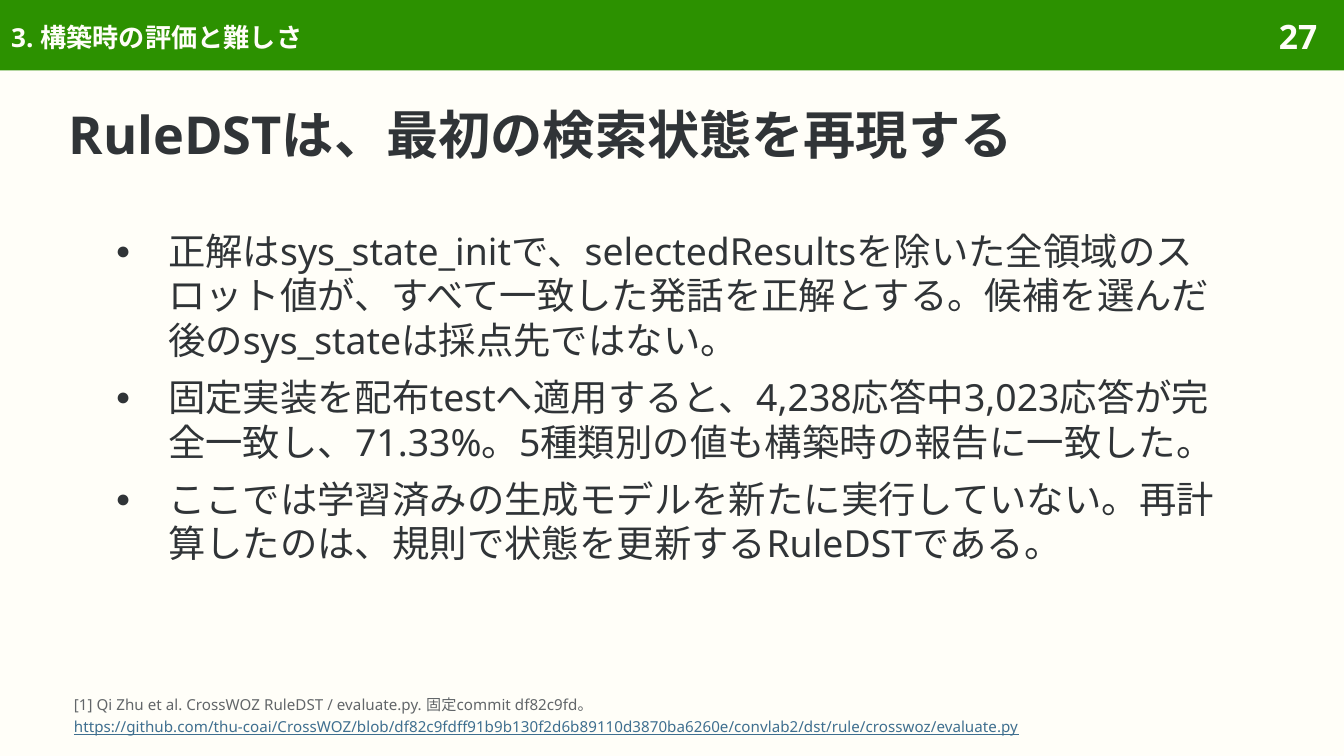
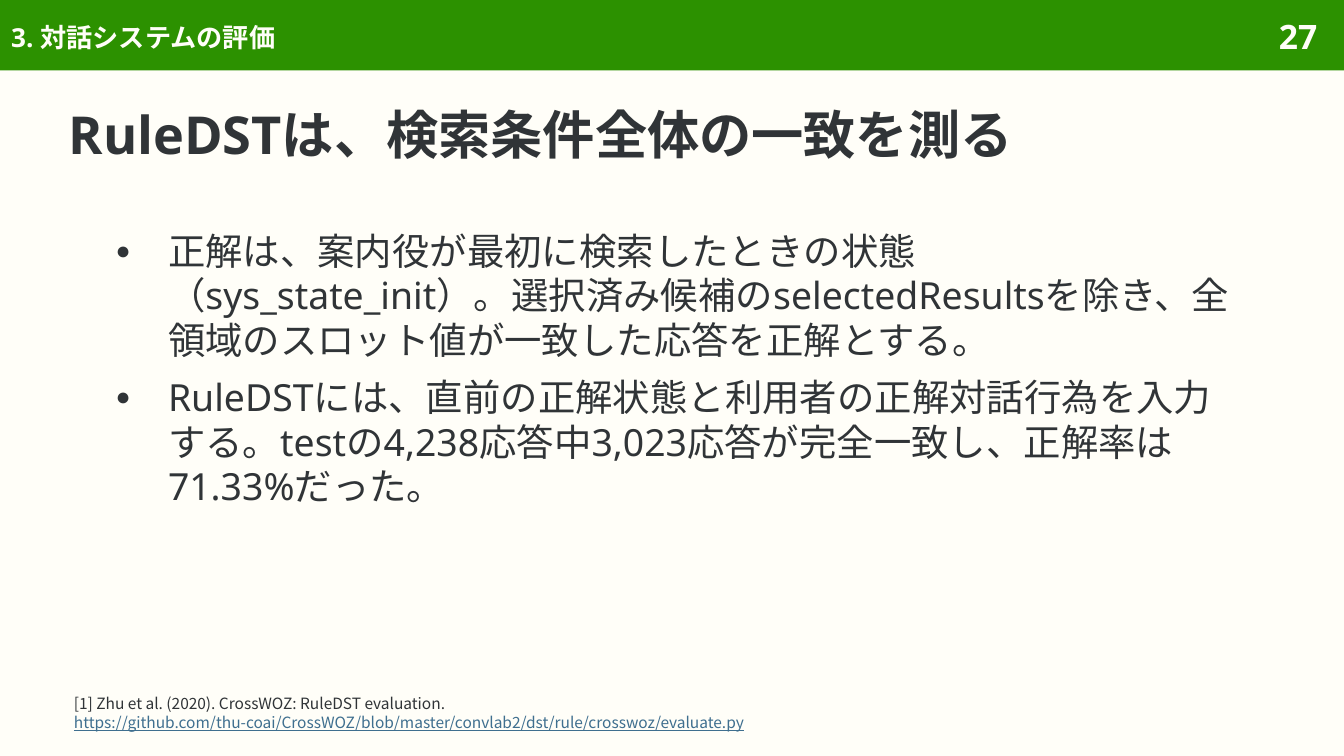
Before and after one commit to sasakiy84/datasets-in-10-minutes, a slide deck: slide 27 of slides/datasets-in-10-minutes-crosswoz.pptx. Drawn at 1344x756 pixels with LibreOffice and Linux fonts; fonts in the diff are those of the drawing. Boxes give left, top, right and bottom in pixels: in the first picture for what was removed or moved away, otherwise in the second. Text is boxed around its words. In the diff, an @@ line names an element or a change of style, - is before the commit and + after.

Commit message:
Revise CrossWOZ explanations around dialogue data and practical use

```diff
--- a/slides/datasets-in-10-minutes-crosswoz.pptx
+++ b/slides/datasets-in-10-minutes-crosswoz.pptx
@@ title at bbox=[11, 24, 275, 50]: text changed @@
-3. 構築時の評価と難しさ
+3. 対話システムの評価
@@ title at bbox=[69, 109, 1013, 159]: text changed @@
-RuleDSTは、最初の検索状態を再現する
+RuleDSTは、検索条件全体の一致を測る
@@ text at bbox=[168, 233, 1229, 503]: text changed @@
-● 正解はsys_state_initで、selectedResultsを除いた全領域のスロット値が、すべて一致した発話を正解とする。候補を選んだ後のsys_stateは採点先ではない。
-● 固定実装を配布testへ適用すると、4,238応答中3,023応答が完全一致し、71.33%。5種類別の値も構築時の報告に一致した。
-● ここでは学習済みの生成モデルを新たに実行していない。再計算したのは、規則で状態を更新するRuleDSTである。
+● 正解は、案内役が最初に検索したときの状態（sys_state_init）。選択済み候補のselectedResultsを除き、全領域のスロット値が一致した応答を正解とする。
+● RuleDSTには、直前の正解状態と利用者の正解対話行為を入力する。testの4,238応答中3,023応答が完全一致し、正解率は71.33%だった。
@@ text at bbox=[74, 696, 744, 732]: text changed; size 8.1 to 8.3 pt; font Noto Sans to Noto Sans CJK JP @@
-[1] Qi Zhu et al. CrossWOZ RuleDST / evaluate.py. 固定commit df82c9fd。
-https://github.com/thu-coai/CrossWOZ/blob/df82c9fdff91b9b130f2d6b89110d3870ba6260e/convlab2/dst/rule/crosswoz/evaluate.py
+[1] Zhu et al. (2020). CrossWOZ: RuleDST evaluation.
+https://github.com/thu-coai/CrossWOZ/blob/master/convlab2/dst/rule/crosswoz/evaluate.py
```
Also in this commit, not shown: 54 other slides changed, 3 slides removed, 35 other files.
